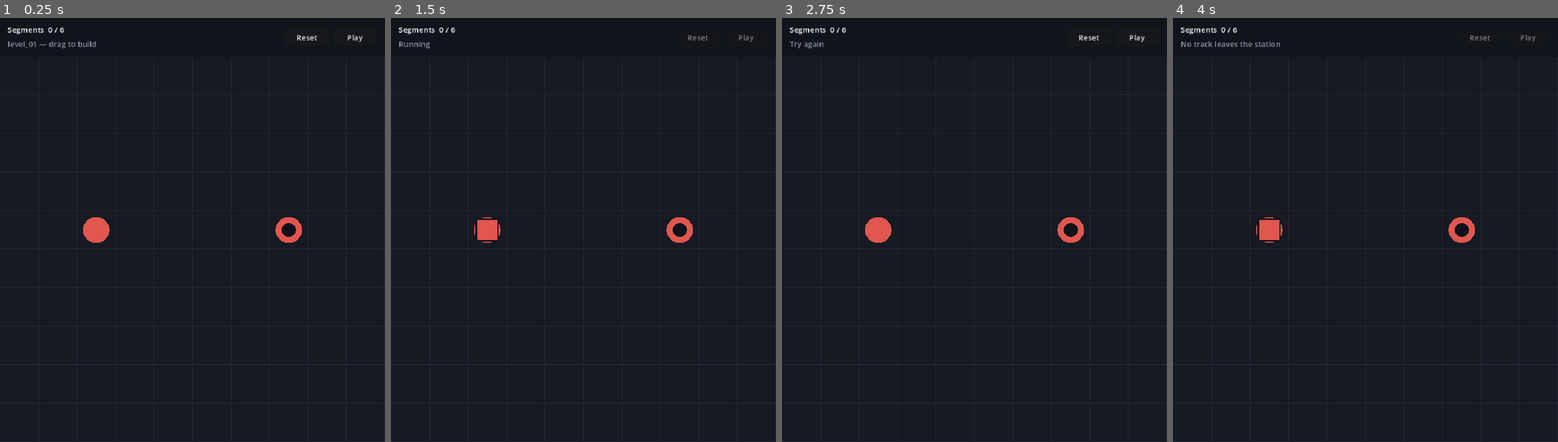
Above: before the commit, frames 1-4 (left to right).
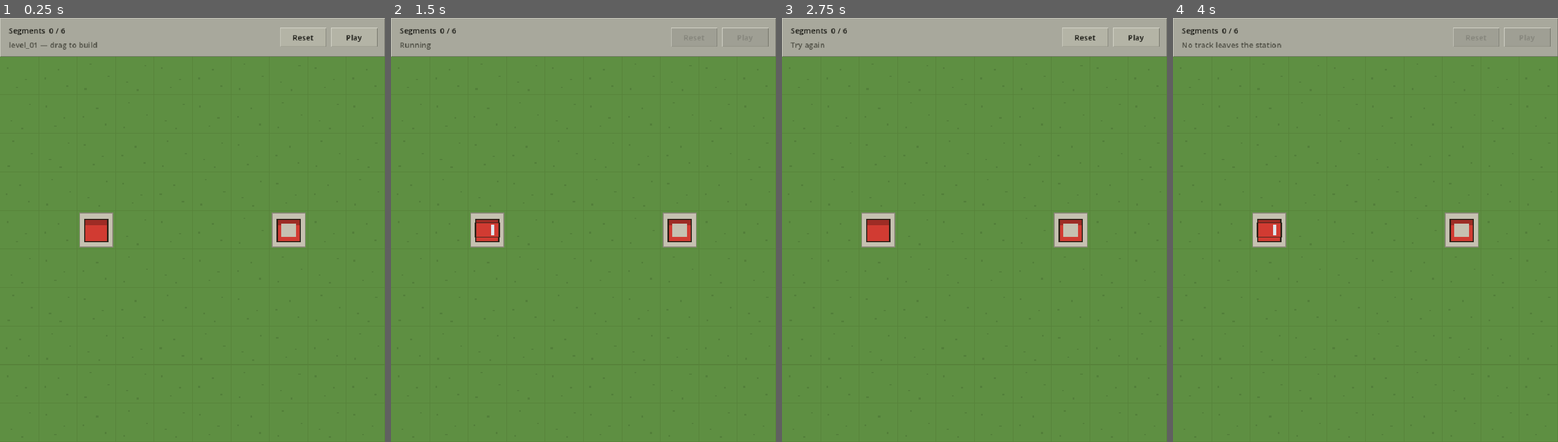
Above: after the commit, the same moments.

Repository: forestwow/movethetrack
Game: Godot game, scene res://scenes/Main.tscn
Two runs of this game, one before a commit and one after it. Both use one fixed random seed, a clock stepped at 60 frames per second and the inputs below.
Inputs (mouse positions are in pixels of both pictures, inside the frame that each line leads up to):
- Up to frame 1 (0.25 s): no input
- Up to frame 2 (1.5 s): click "Reset" at 0.5 s; click "Play" at 1.25 s
- Up to frame 3 (2.75 s): tap Enter at 2 s; move the mouse to (1059, 208) at 2.02 s; hold Shift from 2.03 s (still down); click (1059, 208) at 2.17 s
- Up to frame 4 (4 s): release Shift at 2.75 s; click "Play" at 2.75 s; tap Space at 3.5 s; drag from (1288, 251) to (1346, 314) at 3.52 s

The runs differ from the first frame. In frame 1, 100% of the frame differs, in the area x 0-100%, y 0-100%; in frame 2, 100%; in frame 3, 100%; in frame 4, 100%.

Commit message:
OpenTTD-flavoured visuals
Grass with scattered tufts, track drawn as ballast, sleepers and two rails,
obstacles as trees, stations as a platform with a coloured building, and
trains as locomotives facing their direction of travel. The HUD becomes a
grey bevelled panel, its 9-patch generated in code because StyleBoxFlat
only carries a single border colour.

Projection stays top-down, so GridModel, input and the simulation are
untouched.

Co-Authored-By: Claude Opus 5 <noreply@anthropic.com>
Claude-Session: https://claude.ai/code/session_016egZAVyjHVTkFun9UeYuH4

Diff:
--- a/scenes/grid_view.gd
+++ b/scenes/grid_view.gd
@@ -2,21 +2,35 @@
 extends Node2D
 
 const CELL := 80
-
-const BACKGROUND := Color("#161a23")
-const GRID_LINE := Color("#252b38")
-const OBSTACLE := Color("#39404f")
-const TRACK := Color("#c9d2e3")
-const STATION_RING := Color("#0f121a")
+const NO_CELL := Vector2i(-1, -1)
+
+const GRASS := Color("#5e8f42")
+const GRASS_TUFT := Color("#537f3a")
+const GRASS_LINE := Color("#568139")
+const BALLAST := Color("#8f8676")
+const SLEEPER := Color("#5e4129")
+const RAIL := Color("#e6e6da")
+
+const TUFTS := [
+	[Vector2(14, 22), Vector2(52, 46), Vector2(33, 63)],
+	[Vector2(60, 18), Vector2(22, 52), Vector2(44, 68)],
+	[Vector2(26, 14), Vector2(64, 40), Vector2(16, 66)],
+	[Vector2(40, 26), Vector2(12, 44), Vector2(58, 60)],
+]
+const TREE_TRUNK := Color("#4a3524")
+const TREE_LEAF := Color("#2d6b2a")
+const TREE_SHADE := Color("#20501e")
+const PLATFORM := Color("#c6c1b1")
+const PLATFORM_EDGE := Color("#8a8678")
+const OUTLINE := Color("#2a2118")
+const WINDOW := Color("#dfe7ef")
 
 const COLORS := {
-	"red": Color("#e0574f"),
-	"blue": Color("#4d94e0"),
-	"green": Color("#4fb87a"),
-	"yellow": Color("#e0b64d"),
+	"red": Color("#d13b32"),
+	"blue": Color("#2f6fc4"),
+	"green": Color("#3f9d52"),
+	"yellow": Color("#e0a92c"),
 }
-
-const NO_CELL := Vector2i(-1, -1)
 
 var grid: GridModel
 var editable := true
@@ -24,6 +38,7 @@
 var _drag_cell := NO_CELL
 var _train_colors := {}
 var _train_cells := {}
+var _train_headings := {}
 
 
 func set_grid(new_grid: GridModel) -> void:
@@ -39,11 +54,15 @@
 
 
 func show_trains(cells: Dictionary) -> void:
+	for train_id in cells:
+		if _train_cells.has(train_id) and cells[train_id] != _train_cells[train_id]:
+			_train_headings[train_id] = cells[train_id] - _train_cells[train_id]
 	_train_cells = cells
 	queue_redraw()
 
 
 func clear_trains() -> void:
+	_train_headings.clear()
 	show_trains({})
 
 
@@ -85,43 +104,108 @@
 func _draw() -> void:
 	if grid == null:
 		return
-	draw_rect(Rect2(Vector2.ZERO, board_size()), BACKGROUND)
-	_draw_grid_lines()
+	_draw_ground()
 	for cell in grid.get_obstacles():
-		draw_rect(Rect2(Vector2(cell) * CELL + Vector2(4, 4), Vector2(CELL - 8, CELL - 8)), OBSTACLE)
+		_draw_tree(cell)
 	for cell in grid.get_track_cells():
-		_draw_track(cell)
+		_draw_ballast(cell)
+	for cell in grid.get_track_cells():
+		_draw_rails(cell)
 	for station in grid.get_stations():
 		_draw_station(station)
 	for train_id in _train_cells:
 		_draw_train(train_id, _train_cells[train_id])
 
 
-func _draw_grid_lines() -> void:
+func _draw_ground() -> void:
 	var size := board_size()
+	draw_rect(Rect2(Vector2.ZERO, size), GRASS)
+	for y in grid.height:
+		for x in grid.width:
+			var origin := Vector2(x, y) * CELL
+			for offset in TUFTS[(x * 7 + y * 13) % TUFTS.size()]:
+				draw_rect(Rect2(origin + offset, Vector2(4, 3)), GRASS_TUFT)
 	for x in grid.width + 1:
-		draw_line(Vector2(x * CELL, 0), Vector2(x * CELL, size.y), GRID_LINE)
+		draw_line(Vector2(x * CELL, 0), Vector2(x * CELL, size.y), GRASS_LINE)
 	for y in grid.height + 1:
-		draw_line(Vector2(0, y * CELL), Vector2(size.x, y * CELL), GRID_LINE)
-
-
-func _draw_track(cell: Vector2i) -> void:
-	var center := cell_center(cell)
-	for edge in TrackPiece.Edge.values():
-		if grid.get_edges(cell) & GridModel.edge_bit(edge) != 0:
-			draw_line(center, center + Vector2(TrackPiece.direction(edge)) * CELL / 2.0, TRACK, 6.0)
+		draw_line(Vector2(0, y * CELL), Vector2(size.x, y * CELL), GRASS_LINE)
+
+
+func _edges_of(cell: Vector2i) -> Array:
+	return TrackPiece.Edge.values().filter(
+		func(edge): return grid.get_edges(cell) & GridModel.edge_bit(edge) != 0)
+
+
+func _draw_ballast(cell: Vector2i) -> void:
+	var center := cell_center(cell)
+	var width := CELL * 0.46
+	for edge in _edges_of(cell):
+		var dir := Vector2(TrackPiece.direction(edge))
+		var span := dir * CELL / 2.0
+		var perp := Vector2(-dir.y, dir.x) * width / 2.0
+		draw_colored_polygon([
+			center - perp, center + perp, center + span + perp, center + span - perp,
+		], BALLAST)
+	draw_rect(Rect2(center - Vector2(width, width) / 2.0, Vector2(width, width)), BALLAST)
+
+
+func _draw_rails(cell: Vector2i) -> void:
+	var center := cell_center(cell)
+	var offset := CELL * 0.1
+	var edges := _edges_of(cell)
+	for edge in edges:
+		var dir := Vector2(TrackPiece.direction(edge))
+		var perp := Vector2(-dir.y, dir.x)
+		for distance in [0.26, 0.62, 0.96]:
+			var at: Vector2 = center + dir * CELL / 2.0 * distance
+			draw_line(at - perp * CELL * 0.145, at + perp * CELL * 0.145, SLEEPER, 5.0)
+	for edge in edges:
+		var dir := Vector2(TrackPiece.direction(edge))
+		var perp := Vector2(-dir.y, dir.x)
+		for side in [-1.0, 1.0]:
+			var from: Vector2 = center + perp * offset * side
+			draw_line(from, from + dir * CELL / 2.0, RAIL, 3.0)
+
+
+func _draw_tree(cell: Vector2i) -> void:
+	var center := cell_center(cell)
+	draw_rect(Rect2(center + Vector2(-3, 6), Vector2(6, 18)), TREE_TRUNK)
+	draw_circle(center + Vector2(0, -4), CELL * 0.25, TREE_SHADE)
+	draw_circle(center + Vector2(-3, -9), CELL * 0.21, TREE_LEAF)
+
+
+func _draw_station(station: Station) -> void:
+	var color: Color = COLORS.get(station.color, Color.WHITE)
+	var origin := Vector2(station.cell) * CELL
+	var platform := Rect2(origin + Vector2(5, 5), Vector2(CELL - 10, CELL - 10))
+	draw_rect(platform, PLATFORM)
+	draw_rect(platform, PLATFORM_EDGE, false, 2.0)
+
+	var building := Rect2(origin + Vector2(16, 18), Vector2(CELL - 32, CELL - 34))
+	draw_rect(building, color.darkened(0.25))
+	draw_rect(Rect2(building.position + Vector2(0, 12), building.size - Vector2(0, 12)), color)
+	if station.is_destination():
+		draw_rect(building.grow(-9), PLATFORM)
+	draw_rect(building, OUTLINE, false, 2.0)
 
 
 func _draw_train(train_id: String, cell: Vector2i) -> void:
 	var color: Color = COLORS.get(_train_colors.get(train_id, ""), Color.WHITE)
-	var corner := Vector2(cell) * CELL + Vector2(16, 16)
-	draw_rect(Rect2(corner, Vector2(CELL - 32, CELL - 32)), STATION_RING)
-	draw_rect(Rect2(corner + Vector2(3, 3), Vector2(CELL - 38, CELL - 38)), color)
-
-
-func _draw_station(station: Station) -> void:
-	var center := cell_center(station.cell)
-	var color: Color = COLORS.get(station.color, Color.WHITE)
-	draw_circle(center, CELL * 0.34, color)
-	if station.is_destination():
-		draw_circle(center, CELL * 0.18, STATION_RING)
+	var heading: Vector2i = _train_headings.get(train_id, Vector2i(1, 0))
+	var dir := Vector2(heading)
+	var perp := Vector2(-dir.y, dir.x)
+	var center := cell_center(cell)
+	var length := CELL * 0.31
+	var width := CELL * 0.19
+
+	var body := PackedVector2Array([
+		center - dir * length - perp * width,
+		center + dir * length - perp * width,
+		center + dir * length + perp * width,
+		center - dir * length + perp * width,
+	])
+	draw_colored_polygon(body, color)
+	draw_polyline(body + PackedVector2Array([body[0]]), OUTLINE, 2.0)
+
+	var cab := center + dir * length * 0.45
+	draw_line(cab - perp * width * 0.7, cab + perp * width * 0.7, WINDOW, 5.0)
--- a/scenes/hud.gd
+++ b/scenes/hud.gd
@@ -4,7 +4,14 @@
 signal reset_pressed
 
 const HEIGHT := 80
-const BAR := Color("#11141b")
+
+const PANEL := Color("#a8a89c")
+const PANEL_LIGHT := Color("#d4d4c8")
+const PANEL_DARK := Color("#6a6a60")
+const BUTTON := Color("#b4b4a6")
+const TEXT := Color("#14140f")
+const TEXT_DIM := Color("#4a4a40")
+const TEXT_OFF := Color("#83837a")
 
 var _budget_label: Label
 var _status_label: Label
@@ -15,33 +22,19 @@
 func _ready() -> void:
 	var width := get_viewport().get_visible_rect().size.x
 
-	var bar := ColorRect.new()
-	bar.color = BAR
+	var bar := Panel.new()
 	bar.size = Vector2(width, HEIGHT)
+	bar.add_theme_stylebox_override("panel", _bevel(PANEL, PANEL_LIGHT, PANEL_DARK))
 	add_child(bar)
 
-	_budget_label = Label.new()
-	_budget_label.position = Vector2(16, 12)
-	add_child(_budget_label)
+	_budget_label = _make_label(Vector2(18, 14), TEXT)
+	_status_label = _make_label(Vector2(18, 44), TEXT_DIM)
 
-	_status_label = Label.new()
-	_status_label.position = Vector2(16, 42)
-	_status_label.modulate = Color("#8d97ab")
-	add_child(_status_label)
+	_reset_button = _make_button("Reset", Vector2(width - 218, 20))
+	_reset_button.pressed.connect(func(): reset_pressed.emit())
 
-	_play_button = Button.new()
-	_play_button.text = "Play"
-	_play_button.position = Vector2(width - 108, 22)
-	_play_button.size = Vector2(92, 36)
+	_play_button = _make_button("Play", Vector2(width - 112, 20))
 	_play_button.pressed.connect(func(): play_pressed.emit())
-	add_child(_play_button)
-
-	_reset_button = Button.new()
-	_reset_button.text = "Reset"
-	_reset_button.position = Vector2(width - 208, 22)
-	_reset_button.size = Vector2(92, 36)
-	_reset_button.pressed.connect(func(): reset_pressed.emit())
-	add_child(_reset_button)
 
 
 func show_budget(used: int, total: int) -> void:
@@ -55,3 +48,47 @@
 func set_buttons_enabled(enabled: bool) -> void:
 	_play_button.disabled = not enabled
 	_reset_button.disabled = not enabled
+
+
+func _make_label(position: Vector2, color: Color) -> Label:
+	var label := Label.new()
+	label.position = position
+	label.add_theme_color_override("font_color", color)
+	add_child(label)
+	return label
+
+
+func _make_button(text: String, position: Vector2) -> Button:
+	var button := Button.new()
+	button.text = text
+	button.position = position
+	button.size = Vector2(96, 40)
+	button.add_theme_stylebox_override("normal", _bevel(BUTTON, PANEL_LIGHT, PANEL_DARK))
+	button.add_theme_stylebox_override("hover", _bevel(BUTTON.lightened(0.08), PANEL_LIGHT, PANEL_DARK))
+	button.add_theme_stylebox_override("pressed", _bevel(BUTTON.darkened(0.08), PANEL_DARK, PANEL_LIGHT))
+	button.add_theme_stylebox_override("disabled", _bevel(PANEL.darkened(0.05), PANEL_LIGHT, PANEL_DARK))
+	button.add_theme_stylebox_override("focus", StyleBoxEmpty.new())
+	for state in ["font_color", "font_hover_color", "font_pressed_color"]:
+		button.add_theme_color_override(state, TEXT)
+	button.add_theme_color_override("font_disabled_color", TEXT_OFF)
+	add_child(button)
+	return button
+
+
+func _bevel(fill: Color, light: Color, dark: Color) -> StyleBoxTexture:
+	var image := Image.create(6, 6, false, Image.FORMAT_RGBA8)
+	image.fill(fill)
+	for i in 6:
+		image.set_pixel(i, 0, light)
+		image.set_pixel(0, i, light)
+		image.set_pixel(i, 5, dark)
+		image.set_pixel(5, i, dark)
+
+	var box := StyleBoxTexture.new()
+	box.texture = ImageTexture.create_from_image(image)
+	box.set_texture_margin_all(2)
+	box.content_margin_left = 12
+	box.content_margin_right = 12
+	box.content_margin_top = 6
+	box.content_margin_bottom = 6
+	return box
Not shown, added: tools/zoom.gd.uid
Not shown, changed: DECISIONS.md
